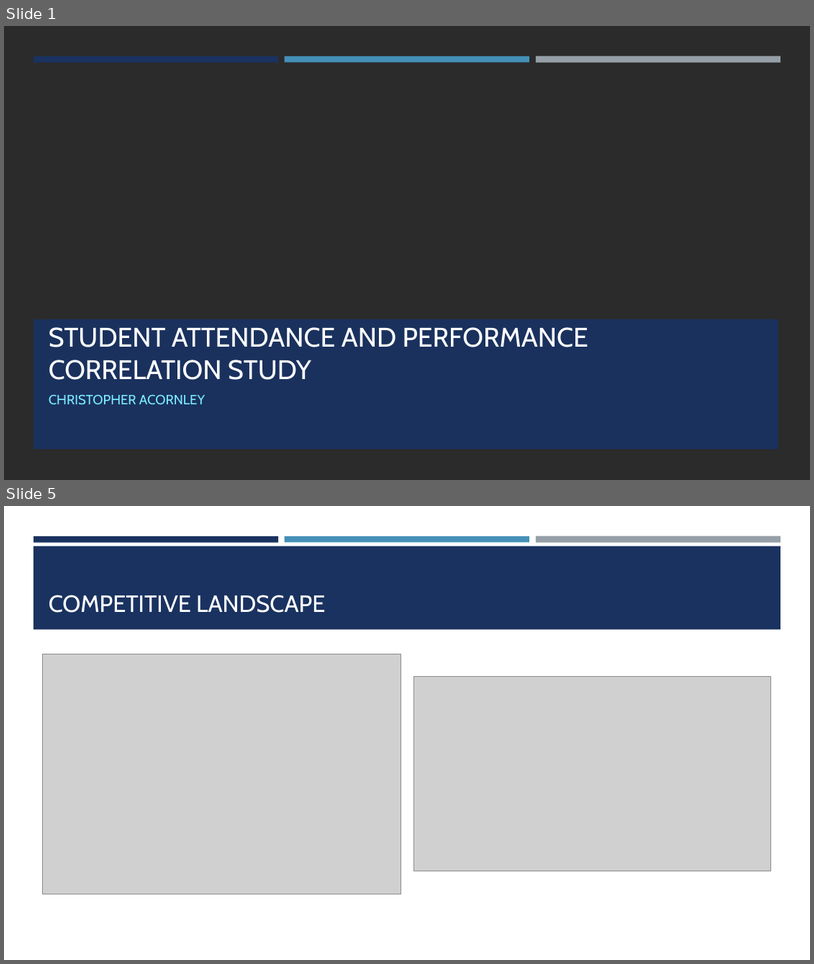
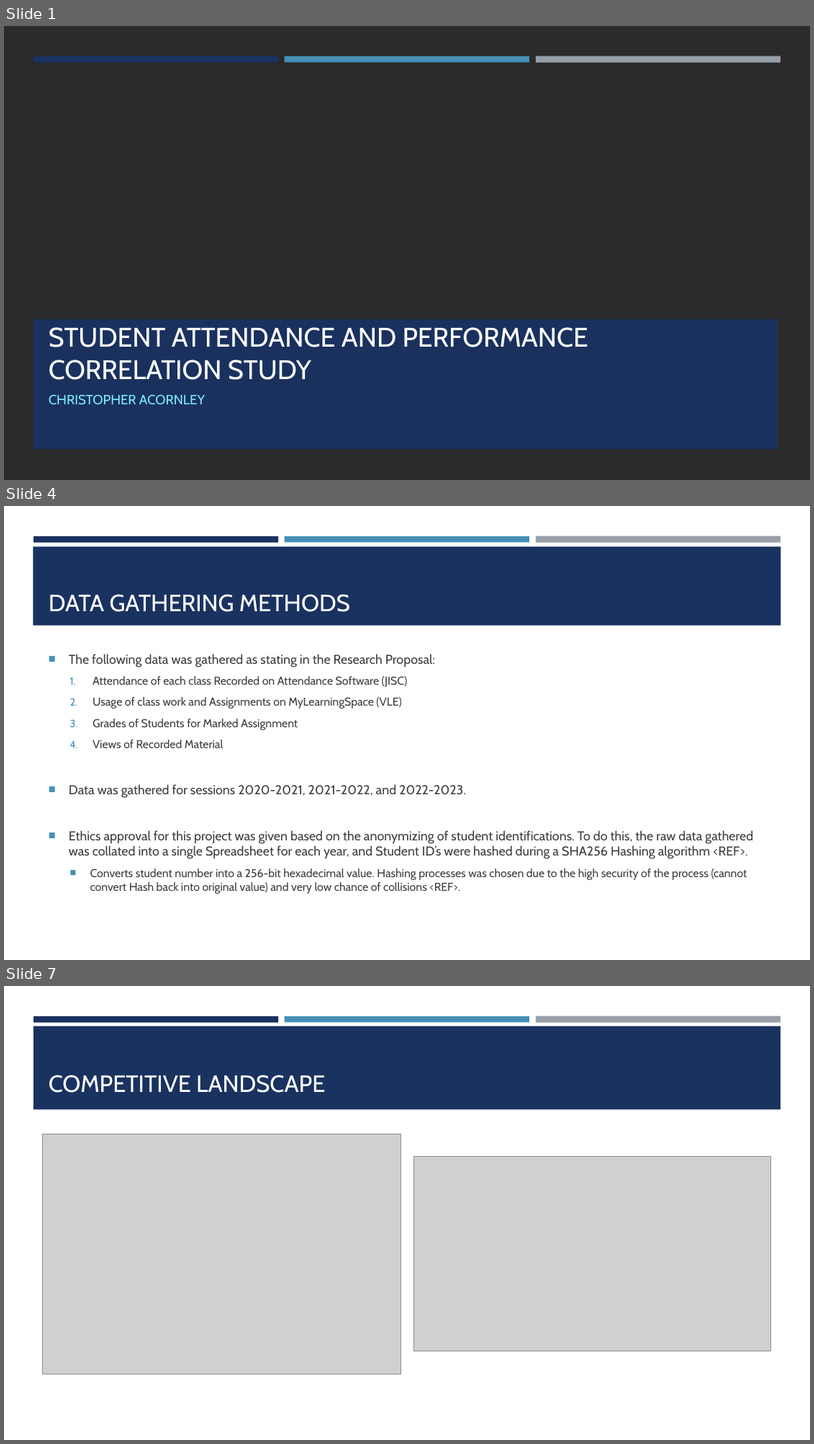
Before and after one commit to ChrisAcornleyPhD/CAP512Data, a slide deck: scripts/CAP512.pptx. Shown one above the other, each under a label of ours: slides 1 and 5 before the commit, slides 1, 4 and 7 after it; the slides between them are not shown. The pictures are 814x964 and 814x1444 pixels, drawn with LibreOffice and Linux fonts; fonts in the diff are those of the drawing; grey boxes stand for pictures; background and template pictures are left out; a plain dark background stands for a picture behind light text. Boxes give left, top, right and bottom in pixels: in the first picture for what was removed or moved away, otherwise in the second. Text is boxed around its words. In the diff, an @@ line names an element or a change of style, - is before the commit and + after.

```diff
--- a/scripts/CAP512.pptx
+++ b/scripts/CAP512.pptx
@@ slide 4 added at [4,506,810,960], background #FFFFFF; not listed: 3 template elements that a slide beside it also shows @@
@@ rectangle added at [33,546,782,626], fill #1A3260 @@
@@ title added at [49,594,350,612], 28 pt, text #FFFFFF @@
+DATA GATHERING METHODS
@@ text added at [69,654,754,893], 13.6 pt, text #3D3D3D @@
+■ The following data was gathered as stating in the Research Proposal:
+  1. Attendance of each class Recorded on Attendance Software (JISC)
+  2. Usage of class work and Assignments on MyLearningSpace (VLE)
+  3. Grades of Students for Marked Assignment
+  4. Views of Recorded Material
+■ Data was gathered for sessions 2020-2021, 2021-2022, and 2022-2023.
+■ Ethics approval for this project was given based on the anonymizing of student identifications. To do this, the raw data gathered was collated into a single Spreadsheet for each year, and Student ID’s were hashed during a SHA256 Hashing algorithm <REF>.
+  ■ Converts student number into a 256-bit hexadecimal value. Hashing processes was chosen due to the high security of the process (cannot convert Hash back into original value) and very low chance of collisions <REF>.
@@ what was slide 5 is now slide 7 @@
```
Also in this commit, not shown: 3 slides changed, 1 other slide added.
